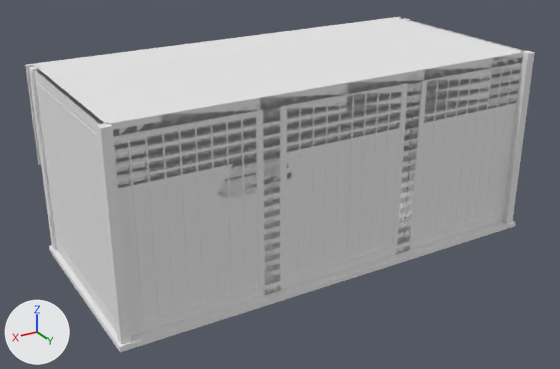
Before and after pictures for a commit that changed the OBJ model data/assets/furn/mdl/bed.obj.
Before and after are seen from a camera (50 mm lens) standing at (2.69, 2.28, 0.81) and looking at (1.06, -0.45, -0.56). Every picture has the same lights, and +X, +Y and +Z are marked at lower left. Where no turn or scale is listed for an object, it has been applied to the vertices. Vertices at the same position are counted once.

The older version as bpy lines, for what is in view:
```python
me_0_cube_004 = bpy.data.meshes.new('0_Cube.004')
me_0_cube_004.from_pydata(...)  # 78 vertices, 78 faces; spans x 0.01..1.99, y -0.91..-0.01, z -0.84..0.0
me_0_cube_004.materials.append(mat_none)  # white #e7e7e7
me_2_0_cube_002 = bpy.data.meshes.new('2.0_Cube.002')
me_2_0_cube_002.from_pydata(...)  # 408 vertices, 383 faces; spans x 0.06..1.94, y -0.05, z -0.82..0.0
me_2_0_cube_002.materials.append(mat_none)  # white #e7e7e7
me_3_0_cube_007 = bpy.data.meshes.new('3.0_Cube.007')
me_3_0_cube_007.from_pydata(...)  # 524 vertices, 466 faces; spans x 1.952..1.969, y -0.86..-0.06, z -0.82..0.0
me_3_0_cube_007.materials.append(mat_none)  # white #e7e7e7
me_box_plane = bpy.data.meshes.new('box_Plane')
me_box_plane.from_pydata(...)  # a box spanning x 0.05..1.95, y -0.94..-0.05, z -0.23..0.0
me_box_plane.materials.append(mat_none)  # white #e7e7e7
# before: 0 (1.95, -0.94, -0.23), 1 (0.05, -0.94, -0.23), 2 (1.95, -0.05, -0.23), 3 (0.05, -0.05, -0.23), 4 (1.95, -0.94, 0.0) at pixel (33, 64)
# before: 5 (0.05, -0.94, 0.0) at pixel (396, 17), 6 (1.95, -0.05, 0.0) at pixel (106, 124), 7 (0.05, -0.05, 0.0) at pixel (525, 51)
ob_0_cube_004 = bpy.data.objects.new('0_Cube.004', me_0_cube_004)
ob_0_cube_004.location = (0.0, 0.0, 0.0)
ob_2_0_cube_002 = bpy.data.objects.new('2.0_Cube.002', me_2_0_cube_002)
ob_2_0_cube_002.location = (0.0, 0.0, 0.0)
ob_3_0_cube_007 = bpy.data.objects.new('3.0_Cube.007', me_3_0_cube_007)
ob_3_0_cube_007.location = (0.0, 0.0, 0.0)
ob_box_plane = bpy.data.objects.new('box_Plane', me_box_plane)
ob_box_plane.location = (0.0, 0.0, 0.0)
# also in view: 'Plane.001' at (1.0, -0.94, -0.22); 'matress_Plane.002' at (1.0, -0.49, -0.31)
```
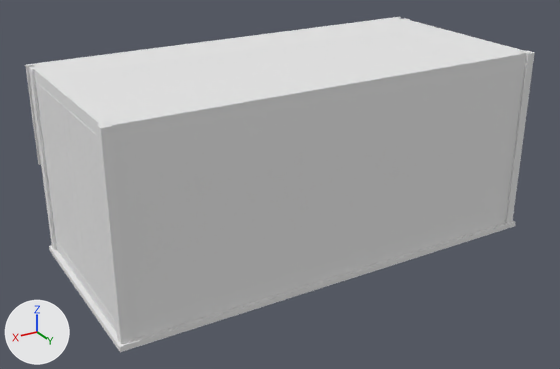
The newer file is also turned or shifted as a whole; pictures and numbers use the older file's frame.

What the commit changed:
me_2_0_cube_002 is used by ob_2_0_cube_002; location (0.0, 0.0, 0.0).
me_2_0_cube_002 had 408 vertices, 383 faces and spanned x 0.06..1.94, y -0.05, z -0.82..0.0.
me_2_0_cube_002 now has 394 vertices, 349 faces, 4 loose edges and spans x 0.06..1.94, y -0.05..-0.03, z -0.82..0.0.
me_2_0_cube_002 part 1: 37 vertices moved within x 0.12..1.88, y -0.05, z -0.77..-0.05; 18 vertices removed from x 0.67..1.33, y -0.05, z -0.77..0.0; 4 vertices added at x 0.06..1.94, y -0.03, z -0.82..0.0.
me_3_0_cube_007 is used by ob_3_0_cube_007; location (0.0, 0.0, 0.0).
me_3_0_cube_007 had 524 vertices, 466 faces and spanned x 1.952..1.969, y -0.86..-0.06, z -0.82..0.0.
me_3_0_cube_007 now has 524 vertices, 488 faces and spans x 1.952..1.969, y -0.86..-0.06, z -0.82..0.0.
Part 2, on me_3_0_cube_007:
22 new faces join them.
me_box_plane has 8 vertices, 6 faces and spans x 0.05..1.95, y -0.94..-0.05, z -0.23..0.0.
me_box_plane is used by ob_box_plane; location (0.0, 0.0, 0.0).
Verts and faces of me_box_plane; kept vertices keep their numbers, new ones are numbered from 8.
Part 3, on me_box_plane:
Faces deleted: (0, 1, 3, 2), (4, 6, 7, 5), (1, 5, 7, 3), (0, 2, 6, 4), (2, 3, 7, 6).
New vertices 8 to 11 stand at vertices 0, 1, 4, 5, in that order, plus (0.0, 0.04, 0.0).
New faces: (2, 8, 9, 3), (6, 7, 11, 10), (0, 8, 10, 4), (1, 5, 11, 9), (4, 10, 11, 5), (0, 1, 9, 8).

Where the change shows, as pixel boxes [x1, y1, x2, y2] in the pictures (560 x 369 px; the box of a moved part takes in the faces that stretch with it):
'2.0_Cube.002', reshaped: before [111, 53, 523, 337]; after [110, 52, 527, 340]
'3.0_Cube.007', reshaped: before [34, 70, 117, 333]; after [34, 69, 117, 333]
part 1 of me_2_0_cube_002, moved or reshaped: before [114, 64, 521, 337]; after [110, 52, 527, 340]
part 2 of me_3_0_cube_007, added: after [34, 69, 104, 124]
part 3 of me_box_plane, moved or reshaped: before [33, 20, 523, 187]; after [33, 20, 523, 124]
'matress_Plane.002', unchanged, covered by the edit: before [218, 154, 292, 199]
